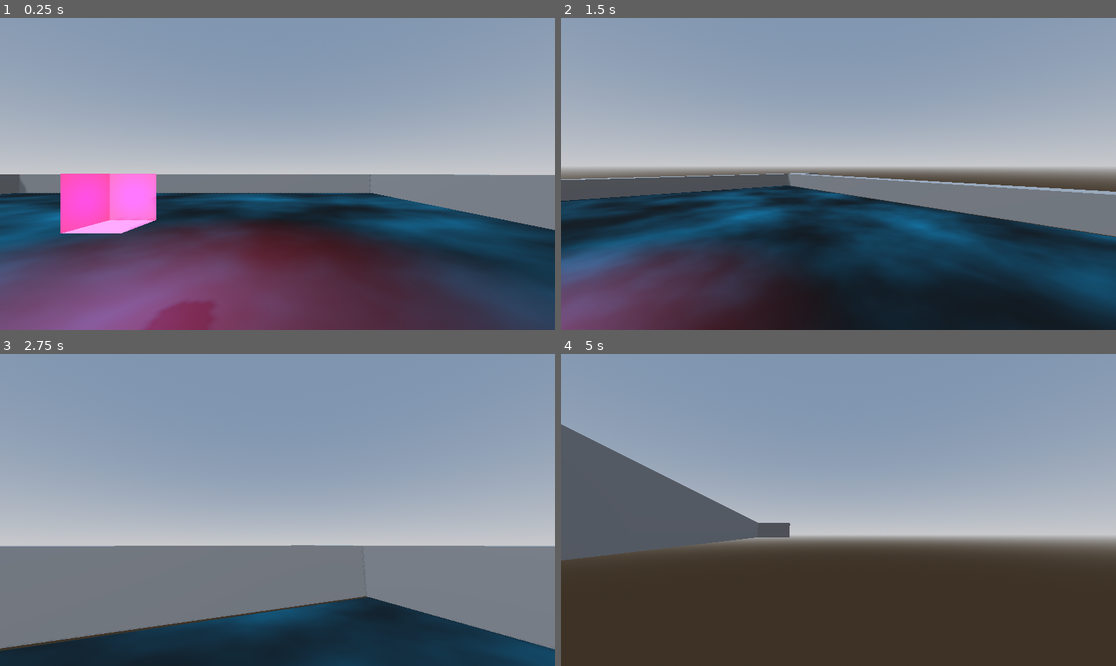
Above: before the commit, frames 1-4 (two rows, left to right).
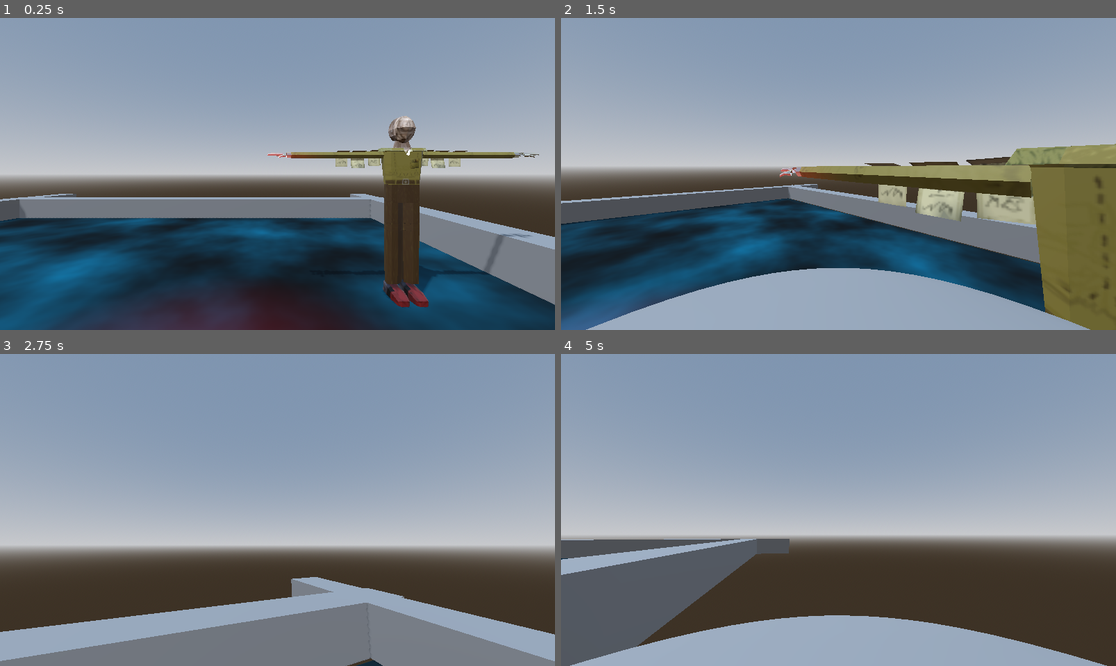
Above: after the commit, the same moments.

Repository: uniqueusername/burning-paper
Game: Godot game, scene res://world.tscn
Two runs of this game, one before a commit and one after it. Both use one fixed random seed, a clock stepped at 60 frames per second and the inputs below.
Inputs (mouse positions are in pixels of both pictures, inside the frame that each line leads up to):
- Up to frame 1 (0.25 s): no input
- Up to frame 2 (1.5 s): move the mouse to (866, 174) at 0.52 s; hold W (forward) from 0.53 s (still down); tap Shift (sprint, bound only after the commit) at 0.6, 1.35 s; tap Space (jump) at 0.77 s; move the mouse to (810, 174) at 1.27 s
- Up to frame 3 (2.75 s): keep holding W (forward); tap Space (jump) at 1.52 s; move the mouse to (288, 503) at 2.02 s; tap Shift (sprint, bound only after the commit) at 2.1 s
- Up to frame 4 (5 s): keep holding W (forward); move the mouse to (832, 516) at 2.77 s; tap Shift (sprint, bound only after the commit) at 2.85, 3.6, 4.35 s; tap Space (jump) at 3.02, 3.77, 4.52 s; move the mouse to (877, 513) at 3.52 s; move the mouse to (794, 506) at 4.27 s

The runs differ from the first frame. In frame 1, 49% of the frame differs, in the area x 0-100%, y 31-100%; in frame 2, 45%; in frame 3, 37%; in frame 4, 26%.

Commit message:
the guy has arrived
the guy

Diff:
--- a/project.godot
+++ b/project.godot
@@ -56,6 +56,11 @@
 "events": [Object(InputEventKey,"resource_local_to_scene":false,"resource_name":"","device":-1,"window_id":0,"alt_pressed":false,"shift_pressed":false,"ctrl_pressed":false,"meta_pressed":false,"pressed":false,"keycode":0,"physical_keycode":82,"key_label":0,"unicode":114,"echo":false,"script":null)
 ]
 }
+sprint={
+"deadzone": 0.5,
+"events": [Object(InputEventKey,"resource_local_to_scene":false,"resource_name":"","device":-1,"window_id":0,"alt_pressed":false,"shift_pressed":false,"ctrl_pressed":false,"meta_pressed":false,"pressed":false,"keycode":0,"physical_keycode":4194325,"key_label":0,"unicode":0,"echo":false,"script":null)
+]
+}
 
 [layer_names]
 
--- a/world.tscn
+++ b/world.tscn
@@ -1,7 +1,8 @@
-[gd_scene load_steps=10 format=3 uid="uid://dgyxf6rke0ser"]
+[gd_scene load_steps=11 format=3 uid="uid://dgyxf6rke0ser"]
 
 [ext_resource type="PackedScene" uid="uid://cycfgh6uhnl1h" path="res://objects/player/player.tscn" id="1_45cb1"]
 [ext_resource type="Shader" path="res://assets/shaders/outline.gdshader" id="2_y1gjl"]
+[ext_resource type="PackedScene" uid="uid://b6wmtme8ljnoy" path="res://assets/tposetaxman.glb" id="3_j36ih"]
 
 [sub_resource type="ProceduralSkyMaterial" id="ProceduralSkyMaterial_tobbq"]
 sky_horizon_color = Color(0.647059, 0.654902, 0.670588, 1)
@@ -55,9 +56,11 @@
 material = SubResource("StandardMaterial3D_e776h")
 
 [node name="CharacterBody3D" parent="." instance=ExtResource("1_45cb1")]
+transform = Transform3D(1, 0, 0, 0, 1, 0, 0, 0, 1, 3.99932, 1.54496, 1.48091)
 collision_layer = 2
 
 [node name="head" parent="CharacterBody3D" index="2"]
+transform = Transform3D(1, 0, 0, 0, 1, 0, 0, 0, 1, 0, 1.11281, 0)
 visible = false
 
 [node name="DirectionalLight3D" type="DirectionalLight3D" parent="."]
@@ -98,4 +101,7 @@
 transform = Transform3D(-9.2996e-07, -1.74846e-07, 1, 0, 1, 1.74846e-07, -21.275, 7.64274e-15, -4.37114e-08, 9.53609, 0.5005, -2.01736)
 use_collision = true
 
+[node name="tposetaxman" parent="." instance=ExtResource("3_j36ih")]
+transform = Transform3D(1, 0, 0, 0, 1, 0, 0, 0, 1, 6.43243, 0.000497818, -2.50665)
+
 [editable path="CharacterBody3D"]
Not shown, added: assets/tposetaxman.glb.import
Binary file added: assets/tposetaxman_theoffice.png
Not shown, added: assets/tposetaxman_theoffice.png.import
